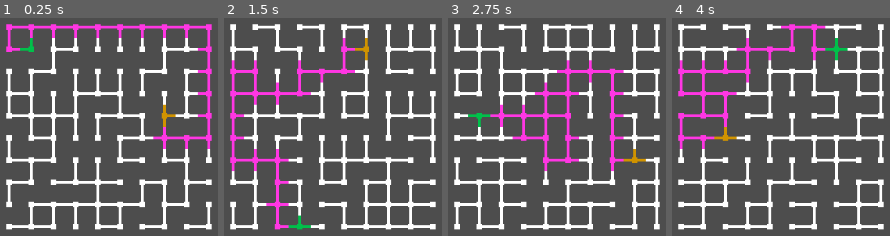
Above: before the commit, frames 1-4 (left to right).
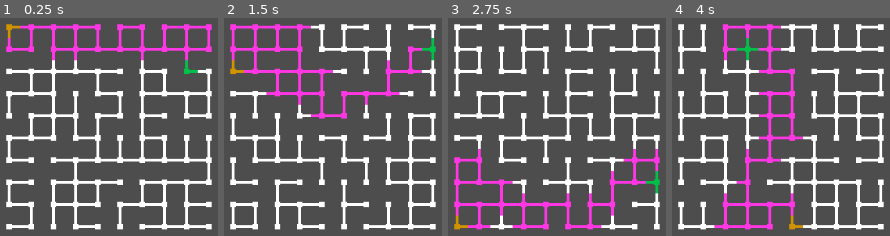
Above: after the commit, the same moments.

Repository: basti075/WFC_Test
Game: Godot game, scene res://Scenes/Tilemap.tscn
Same seed, same stepped clock (60 frames per second), same inputs: the game is played once before the commit and once after it. The project has no main scene, so this scene is started directly.
Inputs:
- Up to frame 1 (0.25 s): no input
- Up to frame 2 (1.5 s): tap Enter at 0.5 s; hold R (Refresh) 0.53-1.28 s; tap Space at 1.25 s; tap R (Refresh) at 1.35 s
- Up to frame 3 (2.75 s): tap Enter at 2 s; hold R (Refresh) from 2.03 s (still down)
- Up to frame 4 (4 s): tap Space at 2.75 s; release R (Refresh) at 2.78 s; tap R (Refresh) at 2.85 s; tap Enter at 3.5 s; hold R (Refresh) from 3.53 s (still down)

The runs differ from the first frame. In frame 1, 11% of the frame differs, in the area x 2-98%, y 2-97%; in frame 2, 15%; in frame 3, 18%, in the area x 2-98%, y 3-98%; in frame 4, 18%.

Commit message:
Add weights to directions in the random walk to achieve more turns

Diff:
--- a/wfc/Scenes/Tilemap.tscn
+++ b/wfc/Scenes/Tilemap.tscn
@@ -147,6 +147,7 @@
 scale = Vector2(0.2, 0.2)
 script = ExtResource("1_yuykf")
 map_layer = NodePath("TileMapLayer")
+step_count = 25
 min_length = 15
 
 [node name="TileMapLayer" type="TileMapLayer" parent="." unique_id=702362553]
--- a/wfc/Scripts/RandomWalk.gd
+++ b/wfc/Scripts/RandomWalk.gd
@@ -55,7 +55,7 @@
 		if start_left == end_left:
 			continue
 
-		if abs(start.x - end.x) + abs(start.y - end.y) < 6:
+		if abs(start.x - end.x) + abs(start.y - end.y) < 10:
 			continue
 
 		return {
@@ -77,10 +77,11 @@
 ) -> Array[Vector2i]:
 	var path: Array[Vector2i] = [start]
 	var visited := {start: true}
+	var last_dir: Vector2i = Vector2i.ZERO
 
 	for _i in range(step_count - 1):
 		var current: Vector2i = path[path.size() - 1]
-		var options: Array[Vector2i] = []
+		var weighted_options: Array[Dictionary] = []
 
 		for dir: Vector2i in DIRS:
 			var next := current + dir
@@ -88,14 +89,34 @@
 				continue
 			if visited.has(next):
 				continue
-			options.append(next)
-
-		if options.is_empty():
+
+			var weight := 1.0
+
+			if last_dir != Vector2i.ZERO:
+				if dir == last_dir:
+					# discourage going straight
+					weight = 0.35
+				elif dir == -last_dir:
+					# shouldn't happen much because previous cell is visited,
+					# but keep it low anyway
+					weight = 0.05
+				else:
+					# encourage turning
+					weight = 2.0
+
+			weighted_options.append({
+				"pos": next,
+				"dir": dir,
+				"weight": weight
+			})
+
+		if weighted_options.is_empty():
 			break
 
-		var chosen := options[rng.randi_range(0, options.size() - 1)]
-		path.append(chosen)
-		visited[chosen] = true
+		var chosen := _pick_weighted(weighted_options, rng)
+		path.append(chosen["pos"])
+		visited[chosen["pos"]] = true
+		last_dir = chosen["dir"]
 
 	return path
 
@@ -185,3 +206,18 @@
 		and cell.x < grid_size.x
 		and cell.y < grid_size.y
 	)
+
+func _pick_weighted(options: Array[Dictionary], rng: RandomNumberGenerator) -> Dictionary:
+	var total := 0.0
+	for option in options:
+		total += option["weight"]
+
+	var roll := rng.randf() * total
+	var accum := 0.0
+
+	for option in options:
+		accum += option["weight"]
+		if roll <= accum:
+			return option
+
+	return options[options.size() - 1]
